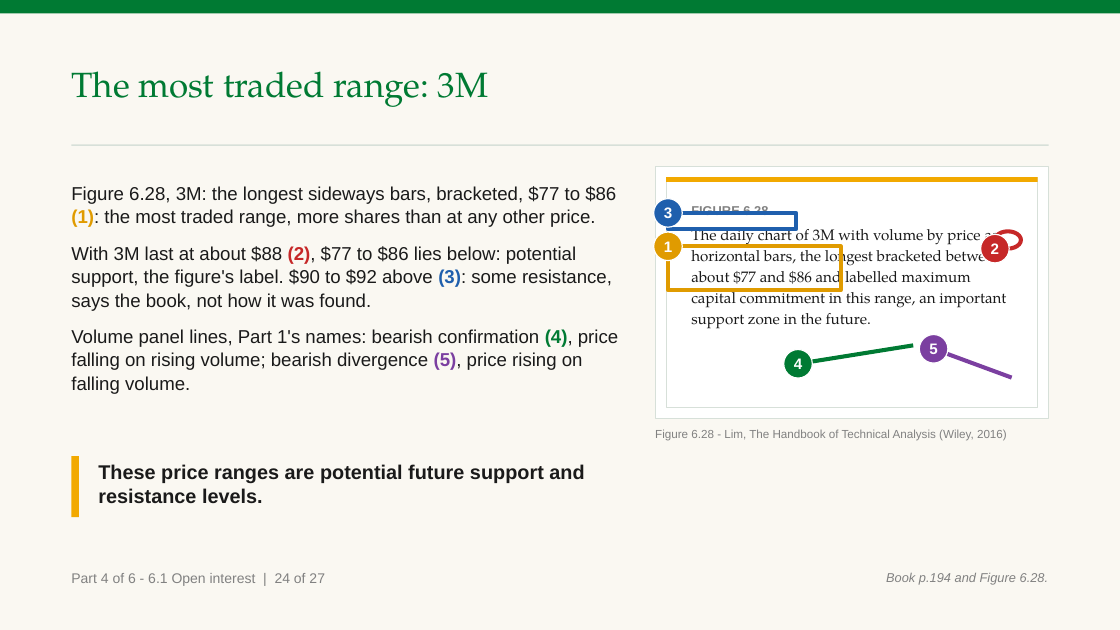
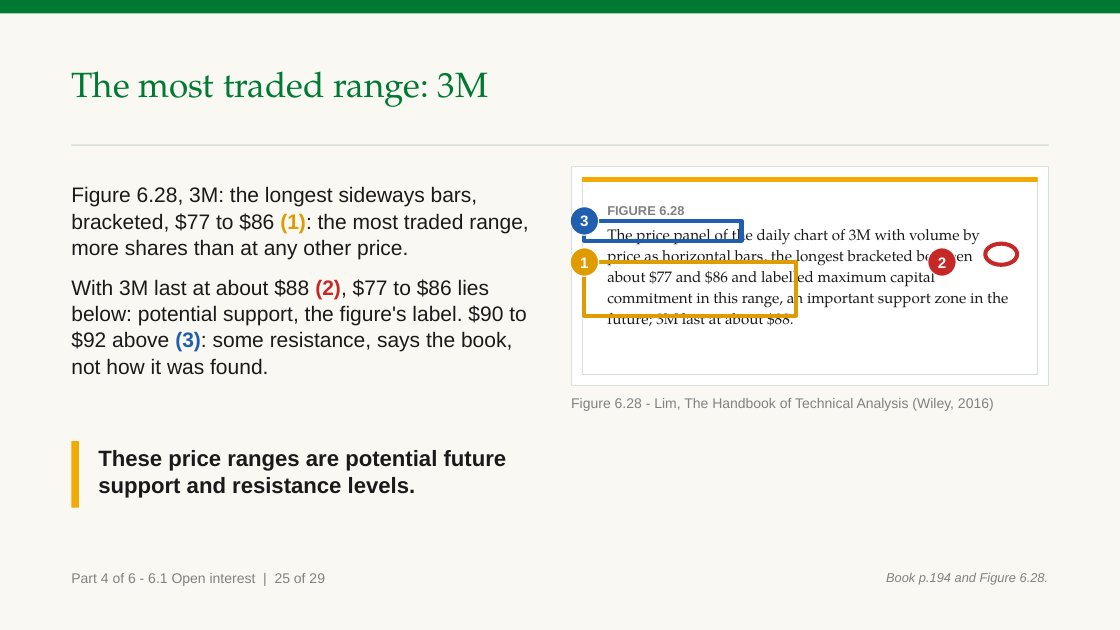
Before and after one commit to benjiesotelo-sudo/Telos_FIN1209, a slide deck: slide 102 of chapter-06/FIN1209-Chapter-06-Student-Edition.pptx (slide 99 before the commit). Drawn at 1120x630 pixels with LibreOffice and Linux fonts; fonts in the diff are those of the drawing. Boxes give left, top, right and bottom in pixels: in the first picture for what was removed or moved away, otherwise in the second. Text is boxed around its words. In the diff, an @@ line names an element or a change of style, - is before the commit and + after.

```diff
--- a/chapter-06/FIN1209-Chapter-06-Student-Edition.pptx
+++ b/chapter-06/FIN1209-Chapter-06-Student-Edition.pptx
@@ rectangle: place and size @@
-rectangle at (655, 166, 1049, 418)
+rectangle at (571, 166, 1049, 386)
@@ rectangle: place and size @@
-rectangle at (666, 177, 1038, 182)
+rectangle at (582, 177, 1038, 182)
@@ rectangle: place and size @@
-rectangle at (666, 177, 1038, 408)
+rectangle at (582, 177, 1038, 375)
@@ text "Figure 6.28, 3M: the longest ..." at (71, 186, 528, 375): size 16 to 18 pt @@
@@ ellipse "3": place and size @@
-ellipse "3" at (654, 199, 682, 228)
+ellipse "3" at (571, 207, 599, 235)
@@ text "FIGURE 6.28": place and size @@
-text "FIGURE 6.28" at (691, 205, 1006, 329)
+text "FIGURE 6.28" at (607, 206, 1008, 326)
@@ rectangle: place and size @@
-rectangle at (668, 213, 797, 229)
+rectangle at (585, 221, 742, 241)
@@ text at (607, 224, 1008, 326): text changed @@
-The daily chart of 3M with volume by price as horizontal bars, the longest bracketed between about $77 and $86 and labelled maximum capital commitment in this range, an important support zone in the future.
+The price panel of the daily chart of 3M with volume by price as horizontal bars, the longest bracketed between about $77 and $86 and labelled maximum capital commitment in this range, an important support zone in the future; 3M last at about $88.
@@ ellipse "1": place and size @@
-ellipse "1" at (654, 232, 682, 260)
+ellipse "1" at (571, 248, 599, 276)
@@ rectangle: place and size @@
-rectangle at (668, 246, 841, 290)
+rectangle at (585, 262, 797, 316)
@@ ellipse "2": place and size @@
-ellipse "2" at (981, 234, 1009, 263)
+ellipse "2" at (928, 248, 956, 276)
@@ ellipse: place and size @@
-ellipse at (995, 231, 1021, 249)
+ellipse at (986, 244, 1017, 265)
@@ text at (71, 329, 618, 394): paragraph removed @@
-Volume panel lines, Part 1's names: bearish confirmation (4), price falling on rising volume; bearish divergence (5), price rising on falling volume.
@@ ellipse removed at (784, 350, 812, 378) @@
-4
@@ line removed from (798, 364) to (913, 345) @@
@@ ellipse removed at (919, 334, 948, 363) @@
-5
@@ line removed from (933, 349) to (1012, 378) @@
@@ text "Figure 6.28 - Lim, The ...": place and size @@
-text "Figure 6.28 - Lim, The ..." at (655, 429, 1007, 441)
+text "Figure 6.28 - Lim, The ..." at (571, 398, 994, 411)
@@ text "Figure 6.28 - Lim, The ..." at (571, 398, 994, 411): size 10 to 12 pt @@
@@ rectangle: place and size @@
-rectangle at (71, 456, 79, 518)
+rectangle at (71, 441, 79, 507)
@@ text "These price ranges are potential ...": place and size @@
-text "These price ranges are potential ..." at (98, 464, 584, 504)
+text "These price ranges are potential ..." at (98, 450, 507, 498)
@@ text "These price ranges are potential ..." at (98, 450, 507, 498): size 17 to 19 pt @@
@@ text at (71, 573, 325, 586): text changed @@
-Part 4 of 6 - 6.1 Open interest | 24 of 27
+Part 4 of 6 - 6.1 Open interest | 25 of 29
```
Also in this commit, not shown: 49 other slides changed, 4 slides added, 3 other files.
